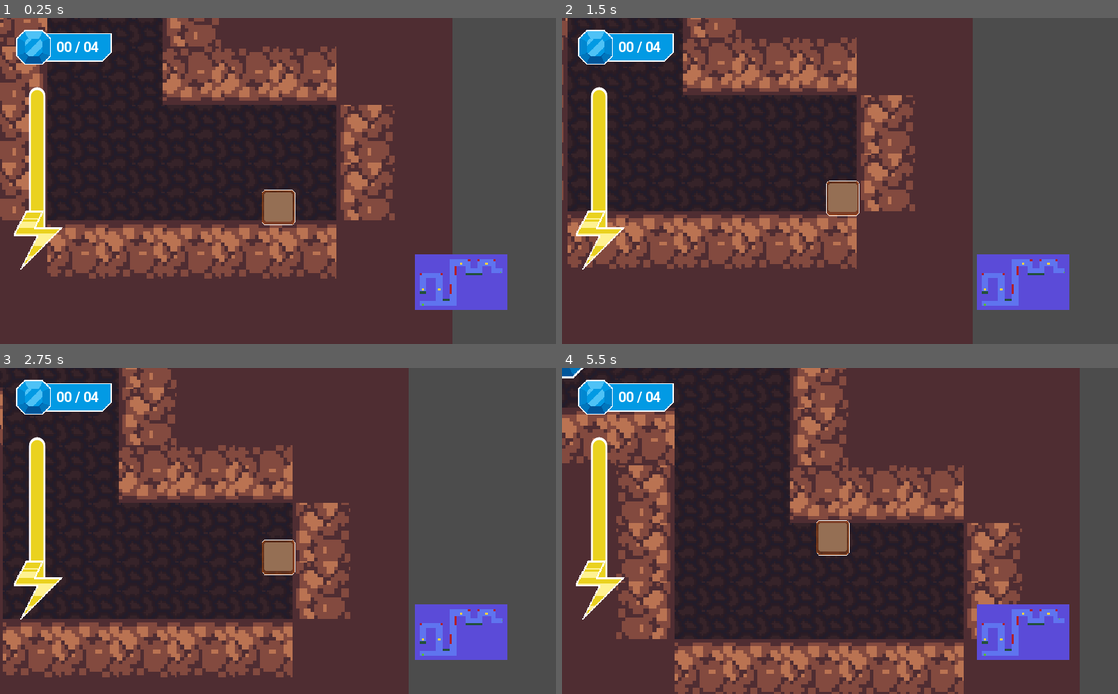
Above: before the commit, frames 1-4 (two rows, left to right).
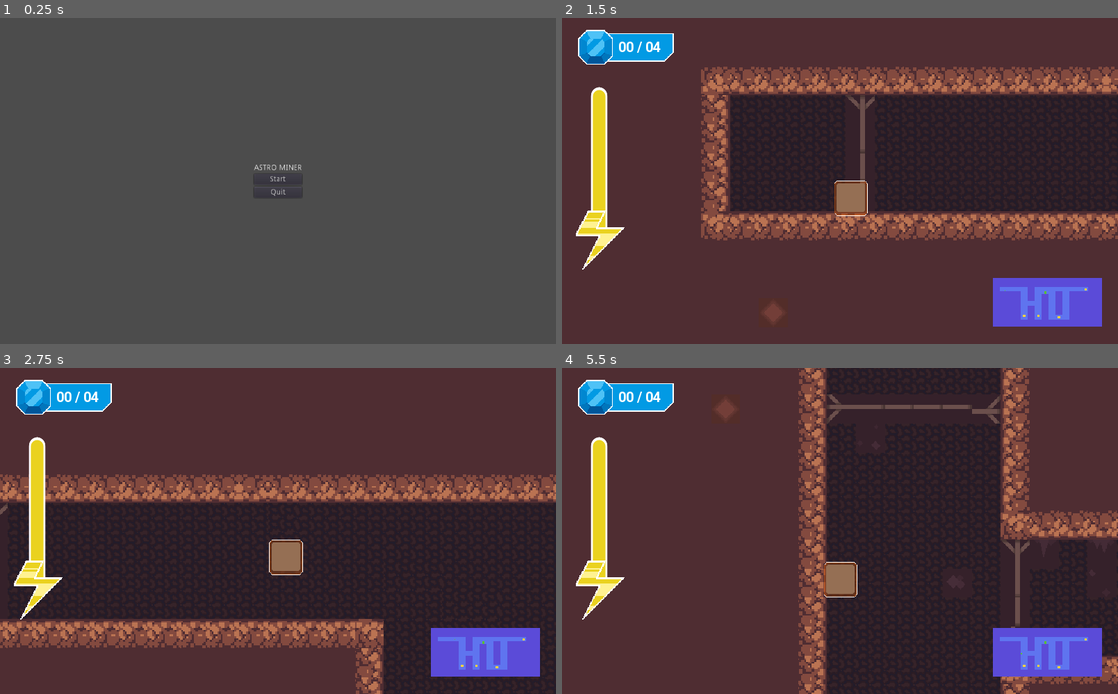
Above: after the commit, the same moments.

Repository: JPabloMF/astrominer-game
Game: Godot game, scene res://scenes/UI/StartMenu.tscn
Two runs of this game, one before a commit and one after it. Both use one fixed random seed, a clock stepped at 60 frames per second and the inputs below. Before the commit the project starts from res://scenes/worlds/dirt/World2/World2.tscn.
Inputs (mouse positions are in pixels of both pictures, inside the frame that each line leads up to):
- Up to frame 1 (0.25 s): no input
- Up to frame 2 (1.5 s): click (840, 181) at 0.5 s, where only the run after the commit has a clickable "Start"; tap Enter at 1.25 s; hold Right (ui_right) from 1.28 s (still down)
- Up to frame 3 (2.75 s): keep holding Right (ui_right); tap Z (ui_up) at 1.52, 2.27 s
- Up to frame 4 (5.5 s): release Right (ui_right) at 2.78 s; hold Left (ui_left) 2.78-3.53 s; hold Right (ui_right) 3.53-5.03 s; tap Z (ui_up) at 3.77, 4.52, 5.27 s; hold Left (ui_left) from 5.03 s (still down)

The runs differ from the first frame. In frame 1, 83% of the frame differs, in the area x 0-92%, y 0-100%; in frame 2, 58%; in frame 3, 56%; in frame 4, 70%.

Commit message:
Basic start menu implemented

Diff:
--- a/project.godot
+++ b/project.godot
@@ -16,7 +16,7 @@
 [application]
 
 config/name="Astro Miner"
-run/main_scene="res://scenes/worlds/dirt/World2/World2.tscn"
+run/main_scene="res://scenes/UI/StartMenu.tscn"
 config/icon="res://icon.png"
 
 [display]
--- /dev/null
+++ b/scenes/UI/StartMenu.tscn
@@ -0,0 +1,41 @@
+[gd_scene load_steps=2 format=2]
+
+[ext_resource path="res://scripts/StartMenu.gd" type="Script" id=1]
+
+[node name="StartMenu" type="Control"]
+script = ExtResource( 1 )
+__meta__ = {
+"_edit_use_anchors_": false
+}
+
+[node name="CenterContainer" type="CenterContainer" parent="."]
+margin_right = 1024.0
+margin_bottom = 600.0
+__meta__ = {
+"_edit_use_anchors_": false
+}
+
+[node name="VBoxContainer" type="VBoxContainer" parent="CenterContainer"]
+margin_left = 468.0
+margin_top = 269.0
+margin_right = 556.0
+margin_bottom = 331.0
+
+[node name="Title" type="Label" parent="CenterContainer/VBoxContainer"]
+margin_right = 88.0
+margin_bottom = 14.0
+text = "ASTRO MINER"
+
+[node name="Start" type="Button" parent="CenterContainer/VBoxContainer"]
+margin_top = 18.0
+margin_right = 88.0
+margin_bottom = 38.0
+text = "Start"
+
+[node name="Quit" type="Button" parent="CenterContainer/VBoxContainer"]
+margin_top = 42.0
+margin_right = 88.0
+margin_bottom = 62.0
+text = "Quit"
+[connection signal="button_down" from="CenterContainer/VBoxContainer/Start" to="." method="_on_Start_button_down"]
+[connection signal="button_down" from="CenterContainer/VBoxContainer/Quit" to="." method="_on_Quit_button_down"]
--- /dev/null
+++ b/scripts/StartMenu.gd
@@ -0,0 +1,8 @@
+extends Control
+
+func _on_Start_button_down():
+	get_tree().change_scene("res://scenes/worlds/dirt/World1/World1.tscn")
+
+
+func _on_Quit_button_down():
+	get_tree().quit()
